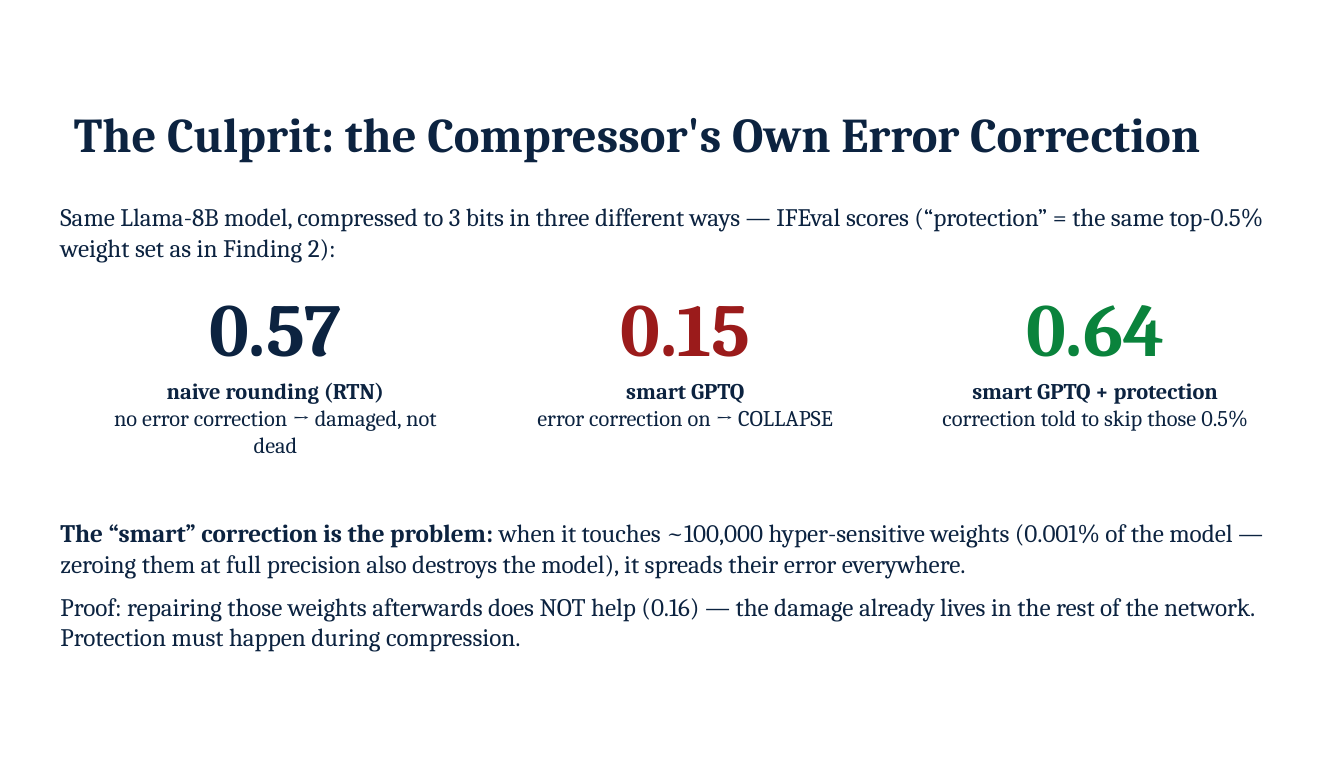
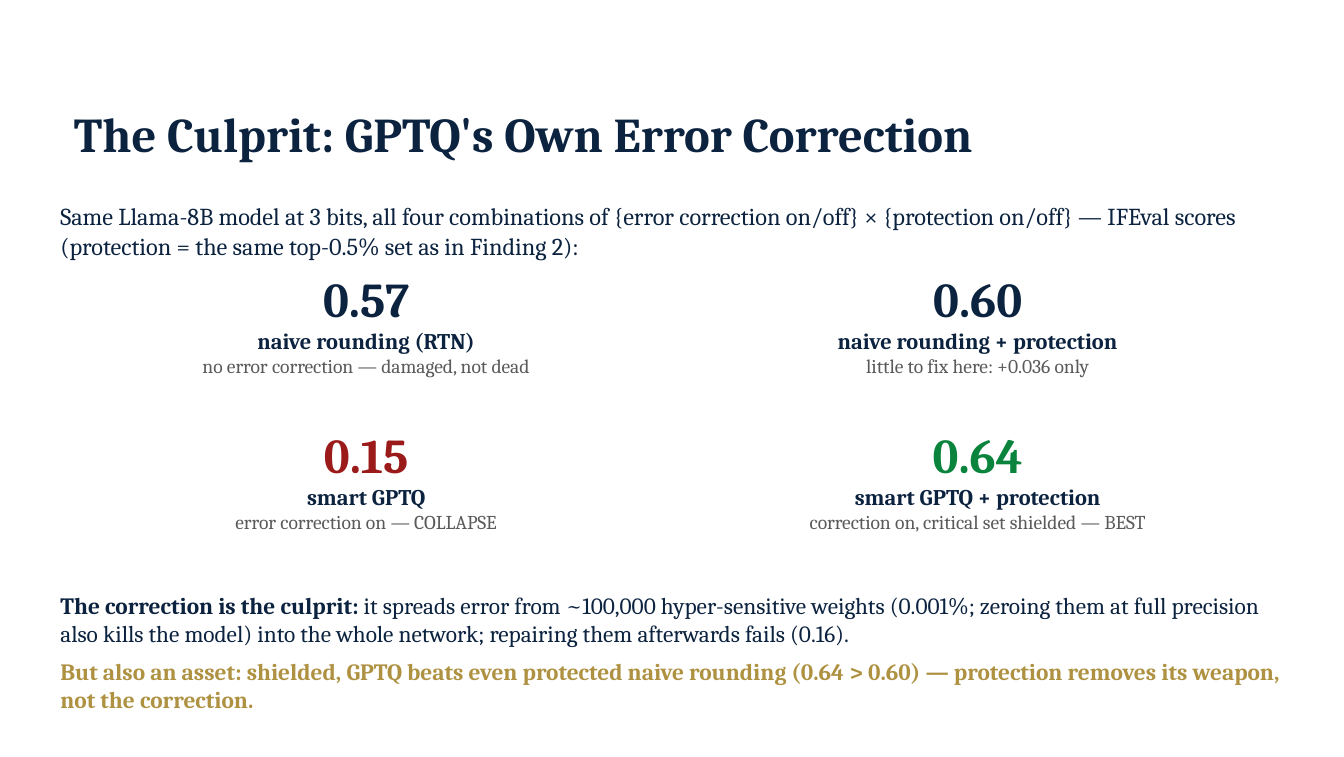
Before and after one commit to JiahaoZheng24/Instruction-Following-Attention-Head-Sensitive, a slide deck: slide 11 of paper/IFH_advisor_update_2026-09-03.pptx. Drawn at 1344x757 pixels with LibreOffice and Linux fonts; fonts in the diff are those of the drawing; background and template pictures are left out. Boxes give left, top, right and bottom in pixels: in the first picture for what was removed or moved away, otherwise in the second. Text is boxed around its words. In the diff, an @@ line names an element or a change of style, - is before the commit and + after.

Commit message:
Deck+RESULTS: recover missing RTN+protection arm; culprit slide upgraded to full 2x2

```diff
--- a/paper/IFH_advisor_update_2026-09-03.pptx
+++ b/paper/IFH_advisor_update_2026-09-03.pptx
@@ title at bbox=[74, 118, 973, 162]: text changed @@
-The Culprit: the Compressor's Own Error Correction
+The Culprit: GPTQ's Own Error Correction
@@ text at bbox=[60, 207, 1236, 260]: text changed; size 13.5 to 13 pt @@
-Same Llama-8B model, compressed to 3 bits in three different ways — IFEval scores (“protection” = the same top-0.5% weight set as in Finding 2):
+Same Llama-8B model at 3 bits, all four combinations of {error correction on/off} × {protection on/off} — IFEval scores (protection = the same top-0.5% set as in Finding 2):
@@ text "0.57": place and size @@
-text "0.57" at bbox=[114, 305, 436, 453]
+text "0.57" at bbox=[202, 284, 530, 378]
@@ text at bbox=[257, 284, 475, 354]: size 40 to 26 pt in "0.57"; less space between paragraphs @@
@@ text added at bbox=[838, 284, 1117, 377], 10.5 pt, text #0C2340, bold @@
+0.60
+naive rounding + protection
+little to fix here: +0.036 only
@@ text at bbox=[202, 359, 530, 378]: text changed; size 12 to 10.5 pt; text colour #0C2340 to #5A5A5A @@
-no error correction → damaged, not dead
+no error correction — damaged, not dead
@@ text "0.15": place and size @@
-text "0.15" at bbox=[537, 305, 833, 427]
+text "0.15" at bbox=[235, 440, 497, 529]
@@ text at bbox=[307, 440, 425, 509]: size 40 to 26 pt in "0.15"; less space between paragraphs @@
@@ text "0.64": place and size @@
-text "0.64" at bbox=[942, 305, 1248, 431]
+text "0.64" at bbox=[810, 440, 1145, 532]
@@ text at bbox=[855, 440, 1100, 510]: size 40 to 26 pt in "0.64"; less space between paragraphs @@
@@ text at bbox=[235, 516, 497, 529]: text changed; size 12 to 10.5 pt; text colour #0C2340 to #5A5A5A @@
-error correction on → COLLAPSE
+error correction on — COLLAPSE
@@ text at bbox=[810, 515, 1145, 532]: text changed; size 12 to 10.5 pt; text colour #0C2340 to #5A5A5A @@
-correction told to skip those 0.5%
+correction on, critical set shielded — BEST
@@ text at bbox=[60, 597, 1280, 708]: text changed; size 13.5 to 12.5 pt @@
-The “smart” correction is the problem: when it touches ~100,000 hyper-sensitive weights (0.001% of the model — zeroing them at full precision also destroys the model), it spreads their error everywhere.
-Proof: repairing those weights afterwards does NOT help (0.16) — the damage already lives in the rest of the network. Protection must happen during compression.
+The correction is the culprit: it spreads error from ~100,000 hyper-sensitive weights (0.001%; zeroing them at full precision also kills the model) into the whole network; repairing them afterwards fails (0.16).
+But also an asset: shielded, GPTQ beats even protected naive rounding (0.64 > 0.60) — protection removes its weapon, not the correction.
```
Also in this commit, not shown: 1 other file.
